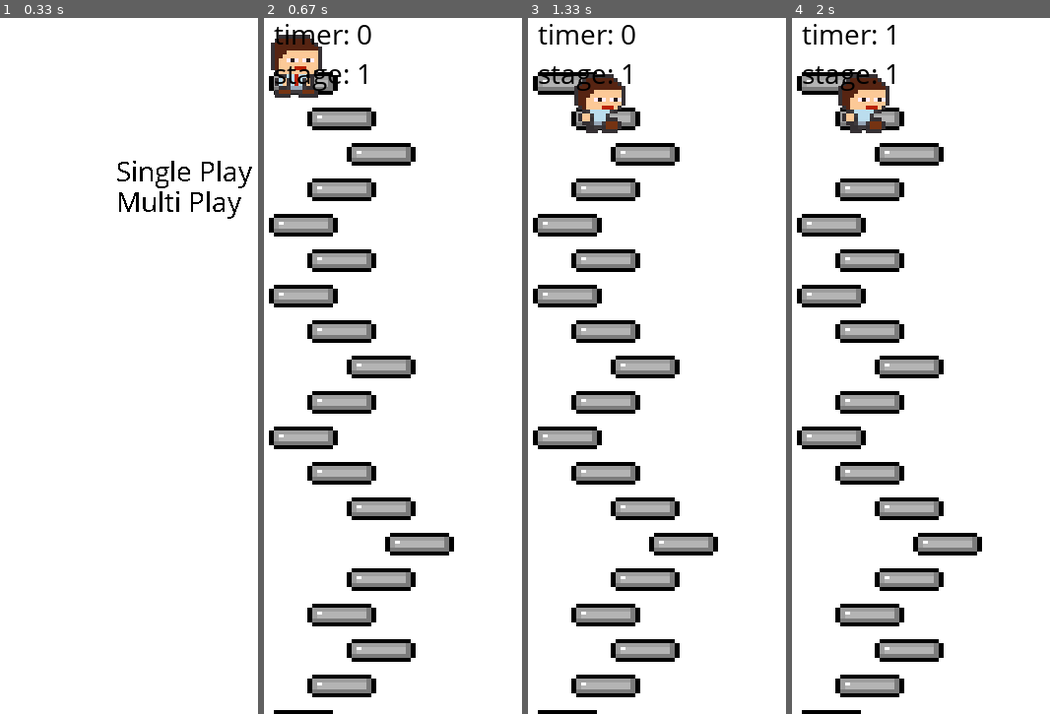
Above: before the commit, frames 1-4 (left to right).
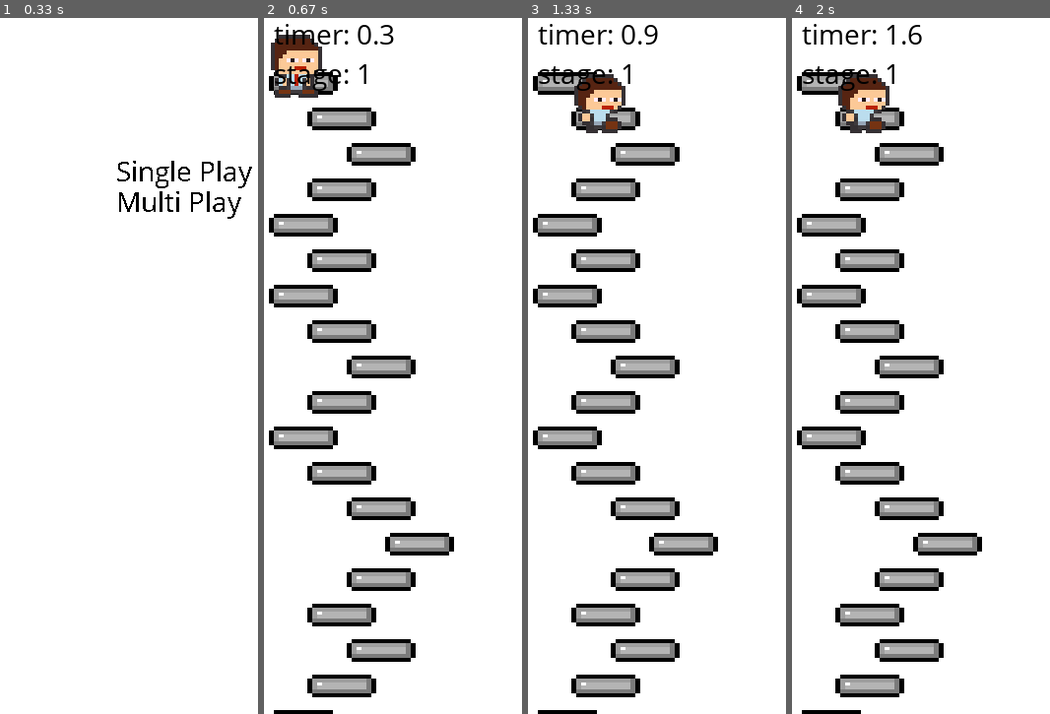
Above: after the commit, the same moments.

Repository: Junction-X-2021/depy-the-dev-pygame
Game: pygame game, started from main.py
The game is run twice, just before and just after one commit, with the same random seed, the same clock (stepped at 60 frames per second) and the same inputs.
Inputs:
- Up to frame 1 (0.33 s): no input
- Up to frame 2 (0.67 s): tap Enter at 0.33 s
- Up to frame 3 (1.33 s): hold Right 0.67-1.13 s; hold Left from 1.17 s (still down)
- Up to frame 4 (2 s): release Left at 1.7 s

Frame 1 is identical in both runs. In frame 2, less than 0.1% of the frame differs, in the area x 42-51%, y 0-4%; in frame 3, less than 0.1%; in frame 4, less than 0.1%.

Commit message:
대표님을 만났을 때 게임이 멈추도록 수정

Diff:
--- a/main.py
+++ b/main.py
@@ -1,3 +1,5 @@
+import time
+
 import pygame
 import tkinter as tk
 
@@ -20,8 +22,7 @@
     pygame.font.init()
     font = pygame.font.SysFont('Comic Sans MS', 30)
     current_mode = "menu"
-    current_stage, game_init, game_running = 1, True, False
-
+    current_stage, game_init, game_running, game_stopped = 1, True, False, False
     while True:
         screen.fill((255, 255, 255))
 
@@ -31,8 +32,13 @@
                 current_mode = selected_menu
                 pygame.display.update()
         elif current_mode == "single":
-            current_stage, game_init, game_running = single_player_game(screen, font, current_stage,
-                                                                        game_init, game_running, RES_X, RES_Y)
+            if game_stopped:
+                time.sleep(1.5)
+                stage = font.render(f"You are caught by your CEO at stage {current_stage}", True, (0, 0, 0))
+                screen.blit(stage, (RES_X*0.05, RES_Y*0.33))
+                pygame.display.update()
+            else:
+                current_stage, game_init, game_running, game_stopped = single_player_game(screen, font, current_stage, game_init, game_running, game_stopped, RES_X, RES_Y)
         elif current_mode == "multi":
             pass
 
--- a/singleplay.py
+++ b/singleplay.py
@@ -14,7 +14,7 @@
 
 
 def single_player_game(screen: pygame.surface, font: pygame.font.Font,
-                       current_stage, game_init, game_running, res_x, res_y):
+                       current_stage, game_init, game_running, game_stopped, res_x, res_y):
     global block_list_all, block_list, block_img, player, ai, start_tick, elapsed_time
 
     def del_block(_block_list):
@@ -24,7 +24,7 @@
         return _block_list
 
     # 블록 생성
-    if not game_running:
+    if not game_running and not game_stopped:
         block_list = [(random.randint(0, 7), 0)]
         player = Player(block_list[0][0], block_list[0][1])
         ai = Player(block_list[0][0], block_list[0][1])
@@ -45,7 +45,7 @@
         game_init = False
 
     # 블록 그리기
-    hide_block_index = 15
+    hide_block_index = 10
     for block_x, block_y in block_list:
         screen.blit(block_img, [block_x * res_x * 0.125, block_y * res_y * 0.05 + res_y * 0.069])
     for key_event in pygame.event.get():
@@ -73,21 +73,23 @@
     if player.count == 30 * current_stage - 1:
         current_stage += 1
         game_running = False
-    if elapsed_time != int((pygame.time.get_ticks() - start_tick) / 1000):
+    if elapsed_time != int((pygame.time.get_ticks() - start_tick) / 100) and elapsed_time % 2.5 == 0:
         ai.count += 1
         print(ai.count, player.count)
-    elapsed_time = int((pygame.time.get_ticks() - start_tick) / 1000)
-    timer = font.render(f"timer: {elapsed_time}", True, (0, 0, 0))
+    elapsed_time = int((pygame.time.get_ticks() - start_tick) / 100)
+    timer = font.render(f"timer: {elapsed_time/10}", True, (0, 0, 0))
     screen.blit(timer, (10, 10))
     stage = font.render(f"stage: {current_stage}", True, (0, 0, 0))
     screen.blit(stage, (10, 50))
-    if elapsed_time > 5:
-        if player.count - ai.count < 15:
+    if elapsed_time > 50:
+        if player.count - ai.count < hide_block_index:
             ai_x = block_list_all[ai.count][0] * res_x*0.125 + res_x*0.0125
             ai_y = (player.y - player.count + ai.count) * res_y*0.05 + res_y*0.042
             screen.blit(ai.player_image, [ai_x, ai_y])
         if player.count == ai.count:
-            pass
+            game_stopped = True
+    elif elapsed_time == 50:
+        ai.count = 0
 
     pygame.display.update()
-    return current_stage, game_init, game_running
+    return current_stage, game_init, game_running, game_stopped
